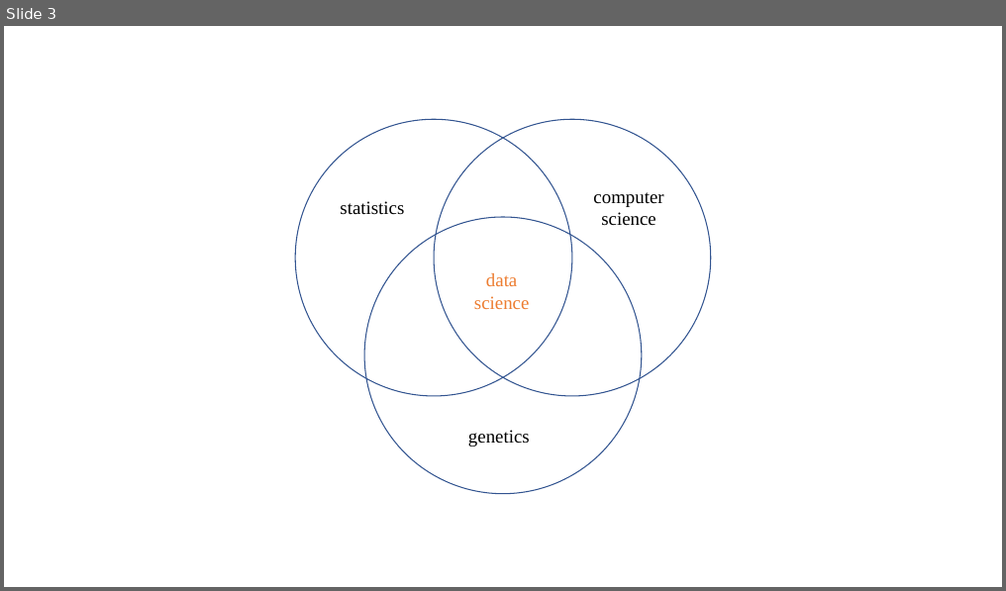
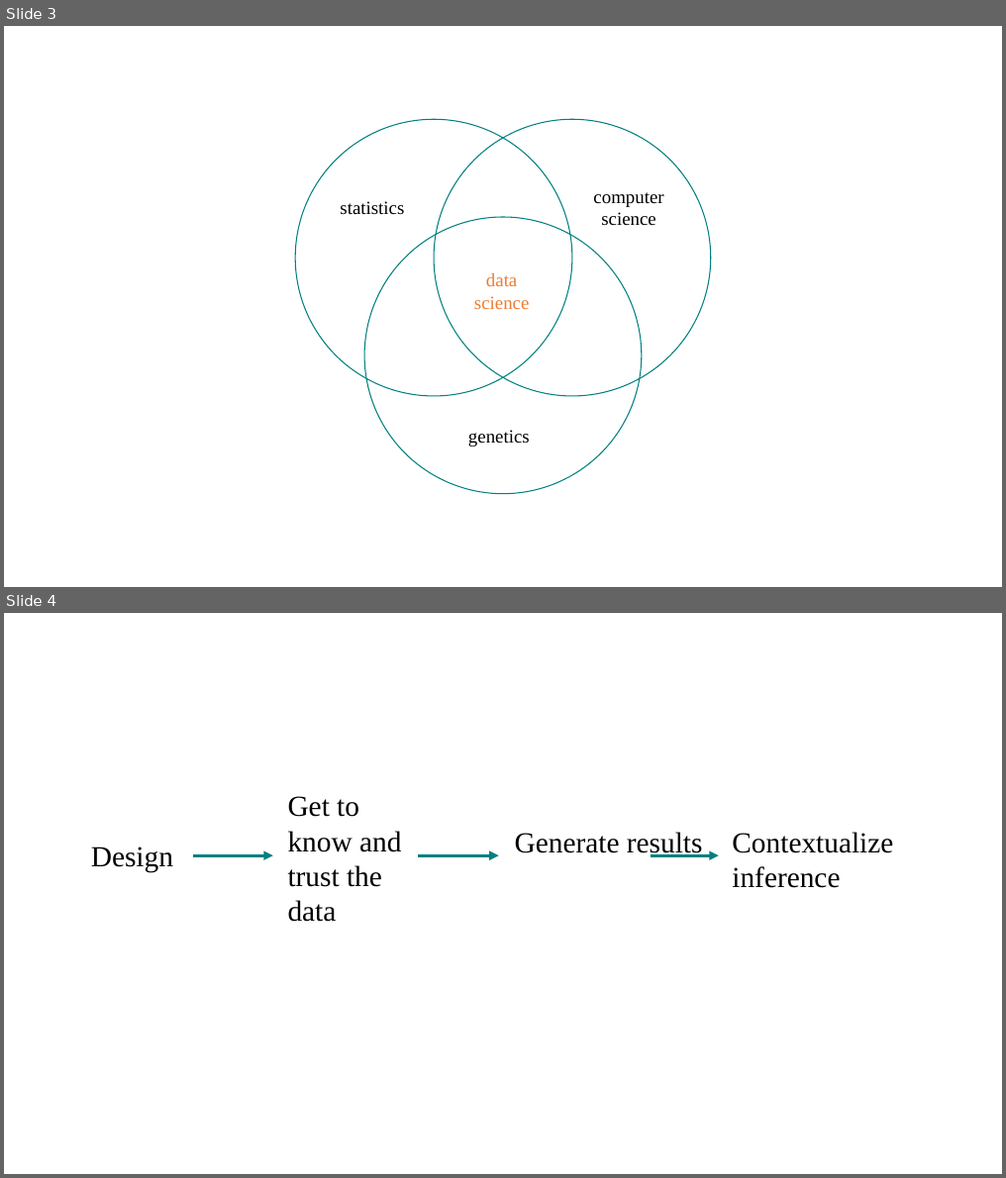
Before and after one commit to ahadjixenofontos/pres-data-intersections, a slide deck: venn_diagrams_data_science.pptx. Shown one above the other, each under a label of ours: slide 3 before the commit, slides 3 and 4 after it. The pictures are 1006x591 and 1006x1178 pixels, drawn with LibreOffice and Linux fonts; fonts in the diff are those of the drawing. Boxes give left, top, right and bottom in pixels: in the first picture for what was removed or moved away, otherwise in the second. Text is boxed around its words. In the diff, an @@ line names an element or a change of style, - is before the commit and + after.

```diff
--- a/venn_diagrams_data_science.pptx
+++ b/venn_diagrams_data_science.pptx
@@ slide 4 added at [4, 613, 1002, 1174], background #FFFFFF @@
@@ group added at [91, 796, 893, 922]: 4 texts, 3 arrows @@
+Design
+Get to know and trust the data
+Contextualize inference
+Generate results
@@ slide 3 changed as well @@
@@ outline #325491 1 pt to #008080 1 pt in 3 elements at [295, 120, 572, 396], [434, 120, 711, 396], [364, 217, 642, 494] @@
```
Also in this commit, not shown: 2 other slides changed, 2 other slides added, 7 other files.
